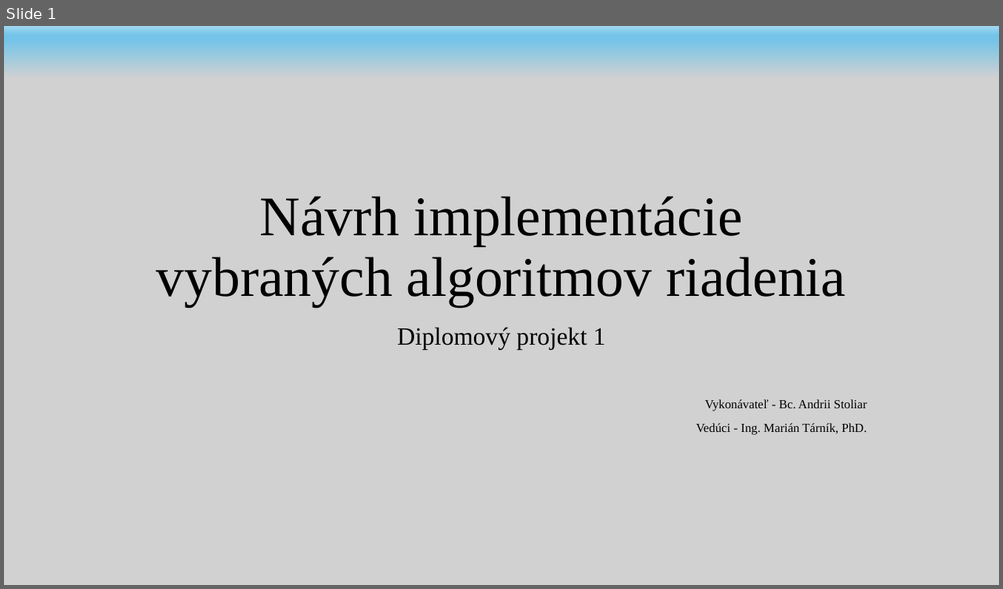
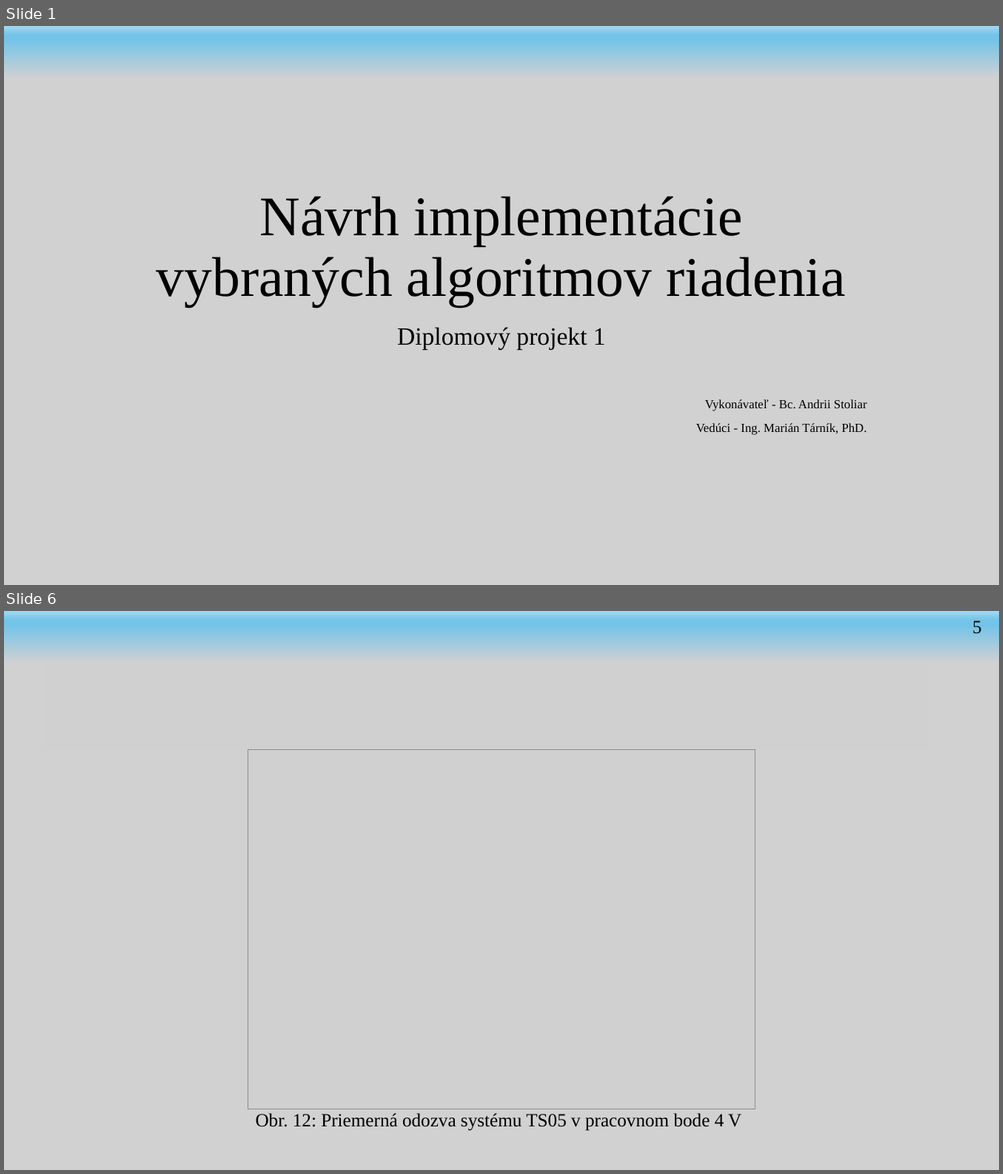
Before and after one commit to andrii-stoliar/DP-Stoliar, a slide deck: Prez/DP1-prez.potx. Shown one above the other, each under a label of ours: slide 1 before the commit, slides 1 and 6 after it; the slides between them are not shown. The pictures are 1003x589 and 1003x1174 pixels, drawn with LibreOffice and Linux fonts; fonts in the diff are those of the drawing; grey boxes stand for pictures; background and template pictures are left out. Boxes give left, top, right and bottom in pixels: in the first picture for what was removed or moved away, otherwise in the second. Text is boxed around its words. In the diff, an @@ line names an element or a change of style, - is before the commit and + after.

```diff
--- a/Prez/DP1-prez.potx
+++ b/Prez/DP1-prez.potx
@@ slide 6 added at (4, 611, 999, 1170), background #D1D1D1; not listed: 1 template element that a slide beside it also shows @@
@@ text added at (972, 621, 982, 634), 18 pt, text #000000 @@
+5
@@ picture added at (42, 662, 928, 750) @@
@@ picture added at (248, 750, 754, 1111) @@
@@ text added at (256, 1113, 741, 1131), 18 pt, text #000000 @@
+Obr. 12: Priemerná odozva systému TS05 v pracovnom bode 4 V
```
Also in this commit, not shown: 2 slides changed, 10 other slides added, 1 slide removed, 27 other files.
